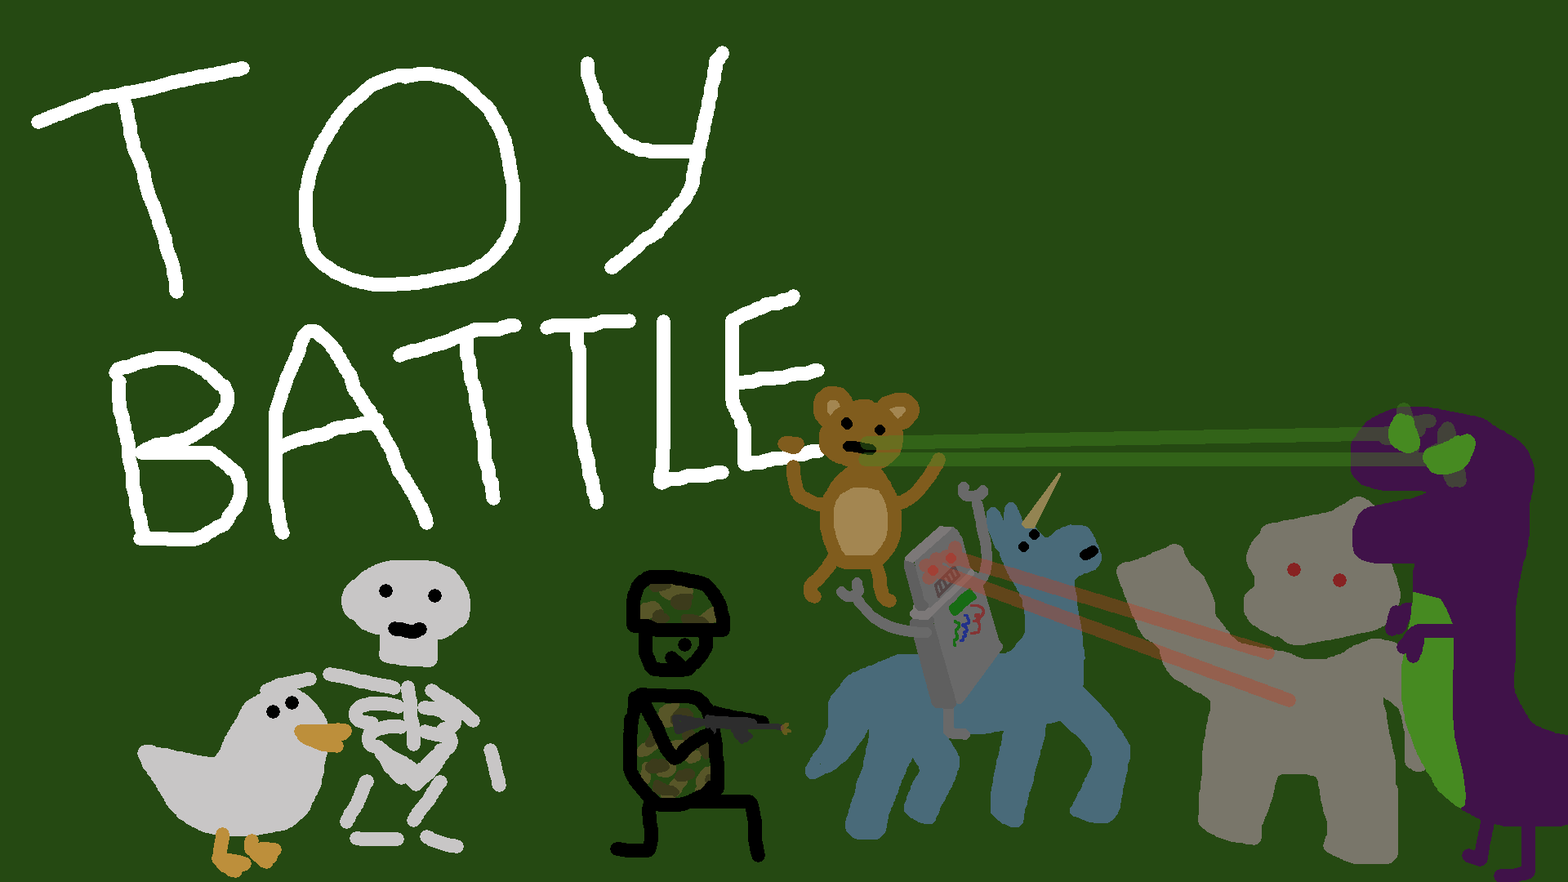
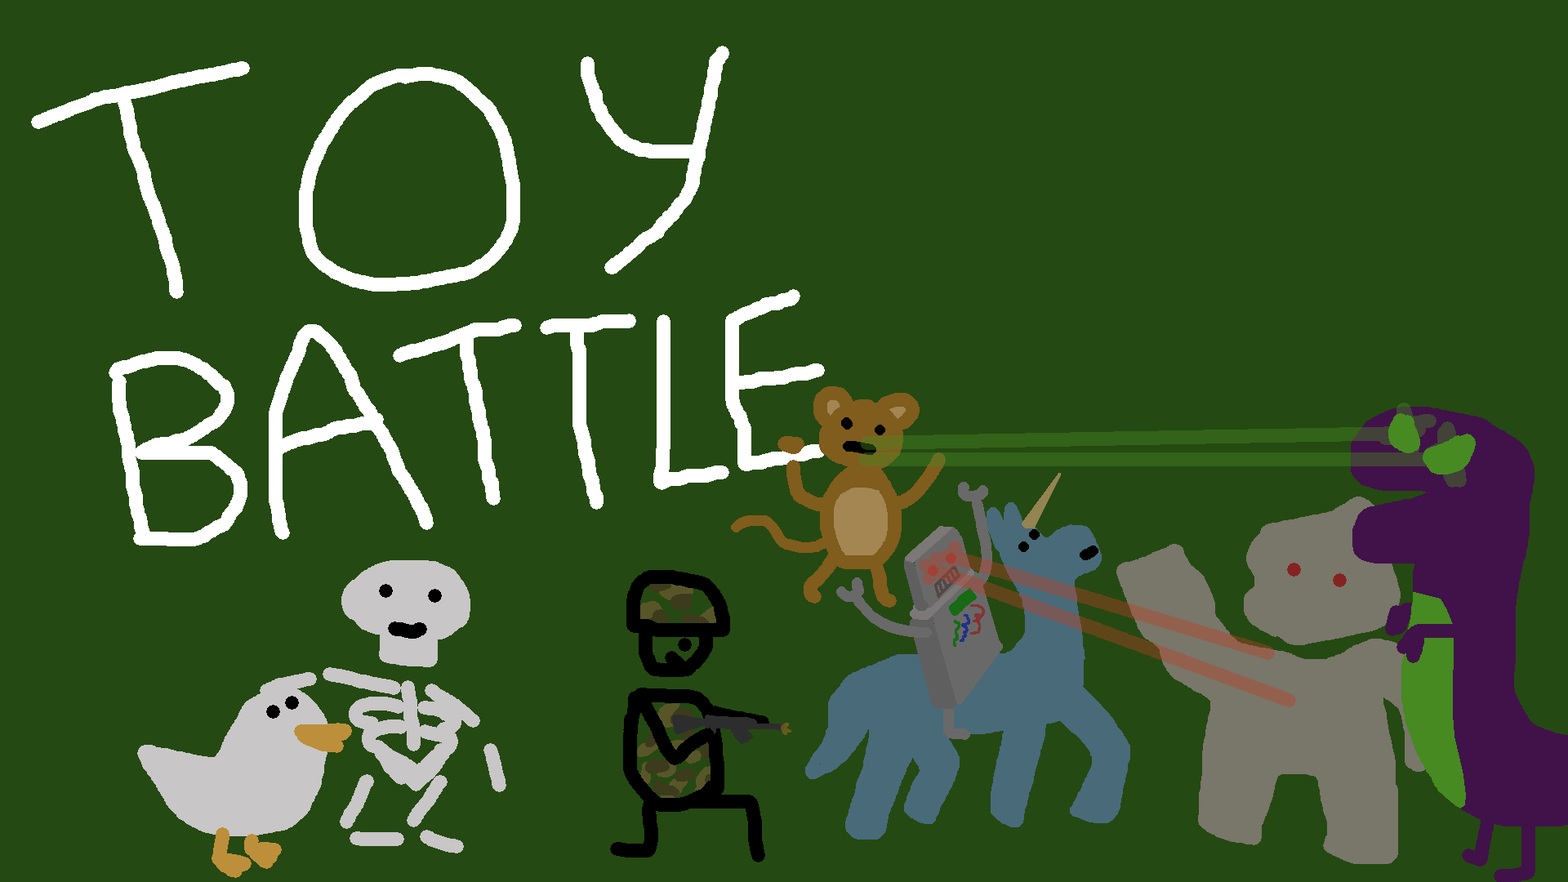
Before/after of a 1568 × 882 layered artwork. What changed in the layer stack:
painted on "Pony" over [730, 515, 826, 553]